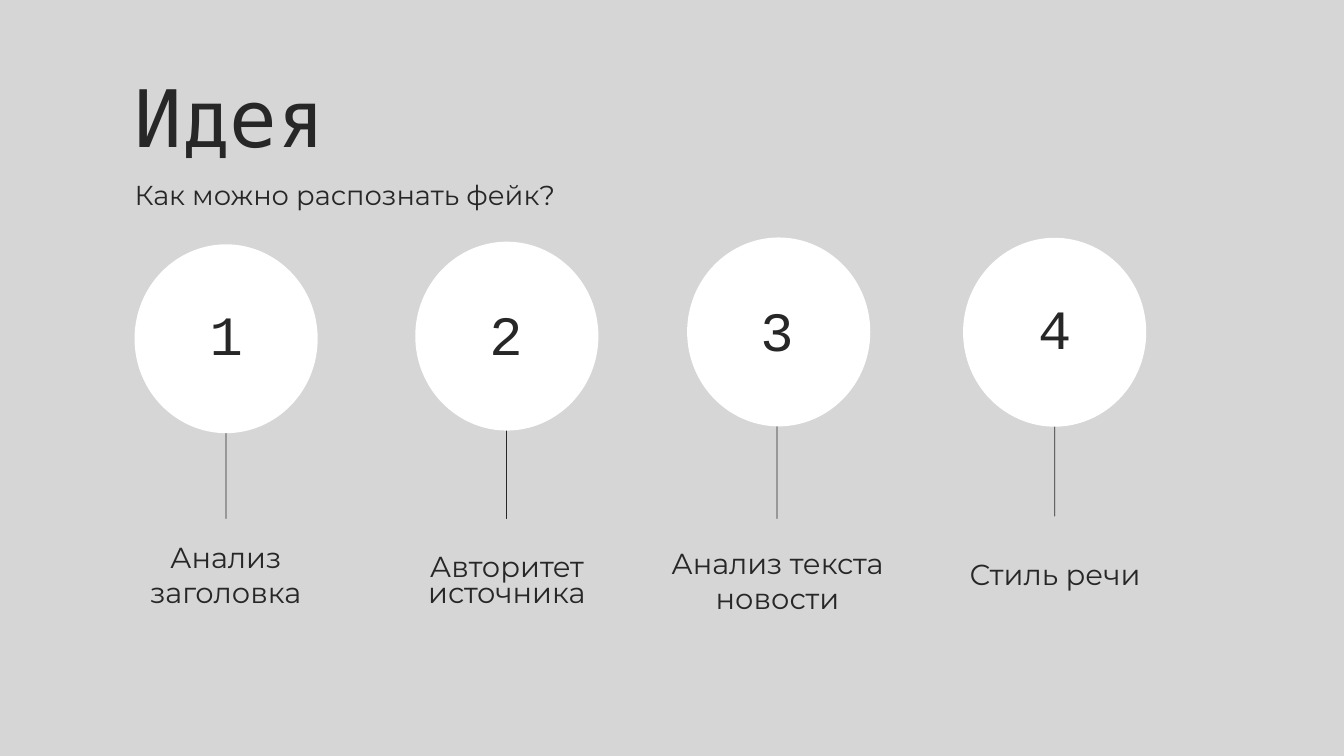
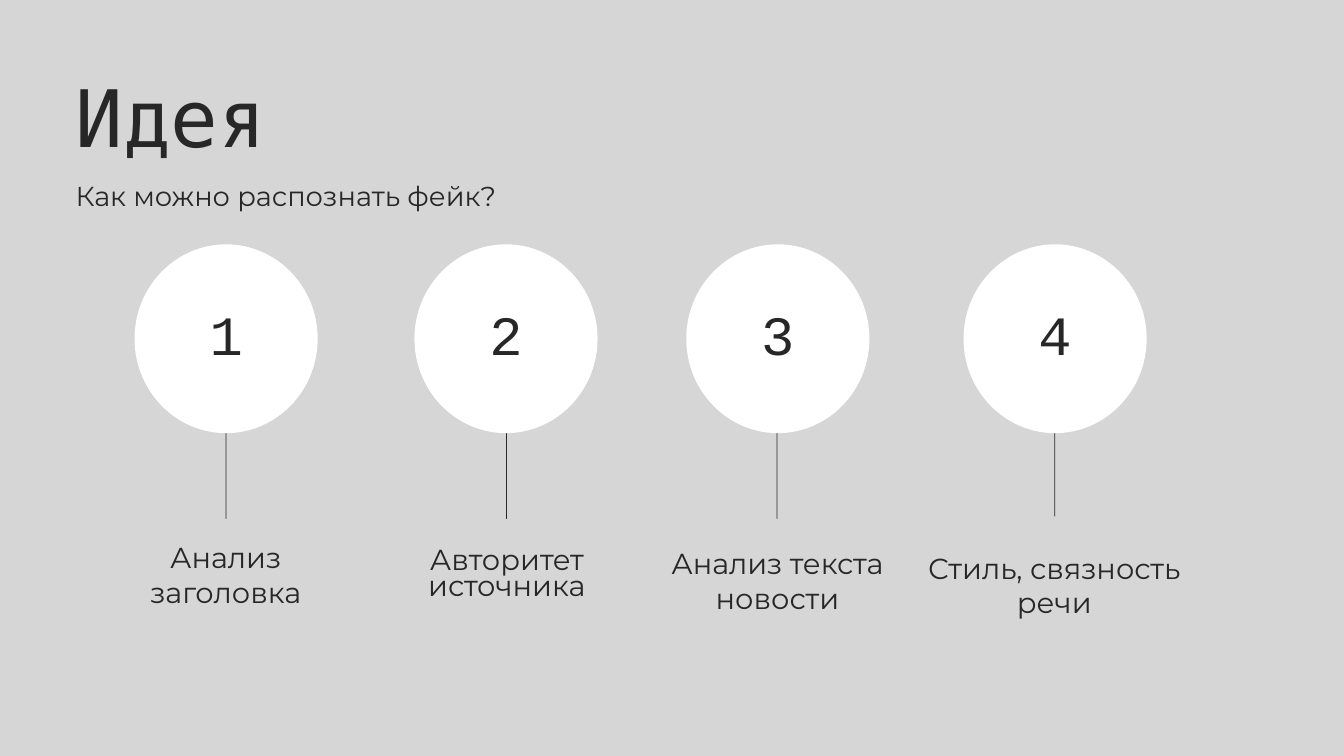
Before and after one commit to FAKENEWS-PROJECT/fakenewsProject, a slide deck: slide 4 of Семинар 20.01.2022/распознавание фейковых новостей.pptx. Drawn at 1344x756 pixels with LibreOffice and Linux fonts; fonts in the diff are those of the drawing. Boxes give left, top, right and bottom in pixels: in the first picture for what was removed or moved away, otherwise in the second. Text is boxed around its words. In the diff, an @@ line names an element or a change of style, - is before the commit and + after.

```diff
--- a/Семинар 20.01.2022/распознавание фейковых новостей.pptx
+++ b/Семинар 20.01.2022/распознавание фейковых новостей.pptx
@@ text "Идея": place and size @@
-text "Идея" at [135,89,326,158]
+text "Идея" at [76,89,267,158]
@@ text "Как можно распознать фейк?": place and size @@
-text "Как можно распознать фейк?" at [135,184,555,211]
+text "Как можно распознать фейк?" at [76,185,496,212]
@@ freeform shape at [415,244,598,433]: outline redrawn @@
@@ 2 texts, 2 freeform shapes: place and size @@
-2 texts, 2 freeform shapes at [687,237,1146,427]
+2 texts, 2 freeform shapes at [686,244,1147,433]
@@ text "Авторитет источника": place and size @@
-text "Авторитет источника" at [428,556,585,603]
+text "Авторитет источника" at [428,549,585,596]
@@ text at [928,558,1180,619]: text changed @@
-Стиль речи
+Стиль, связность речи
```
Also in this commit, not shown: 4 other slides changed, 1 slide added.
